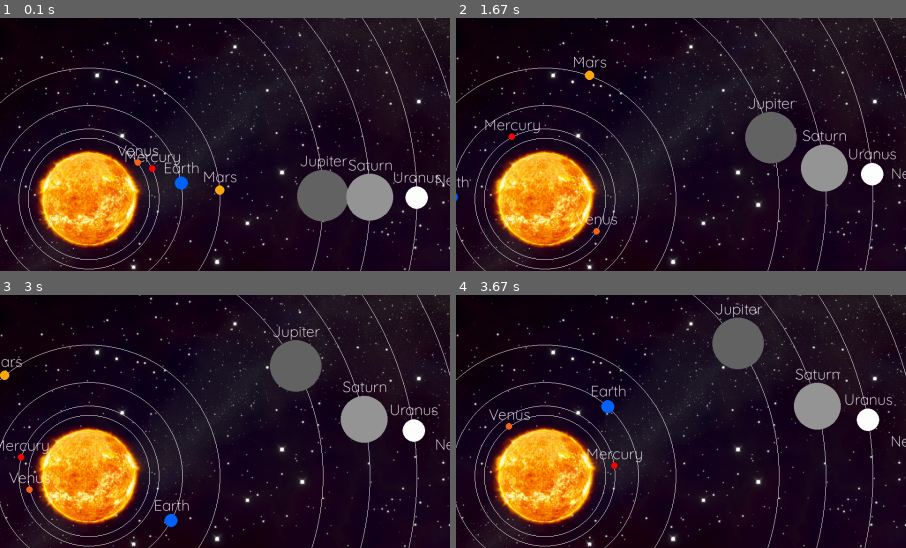
Above: before the commit, frames 1-4 (two rows, left to right).
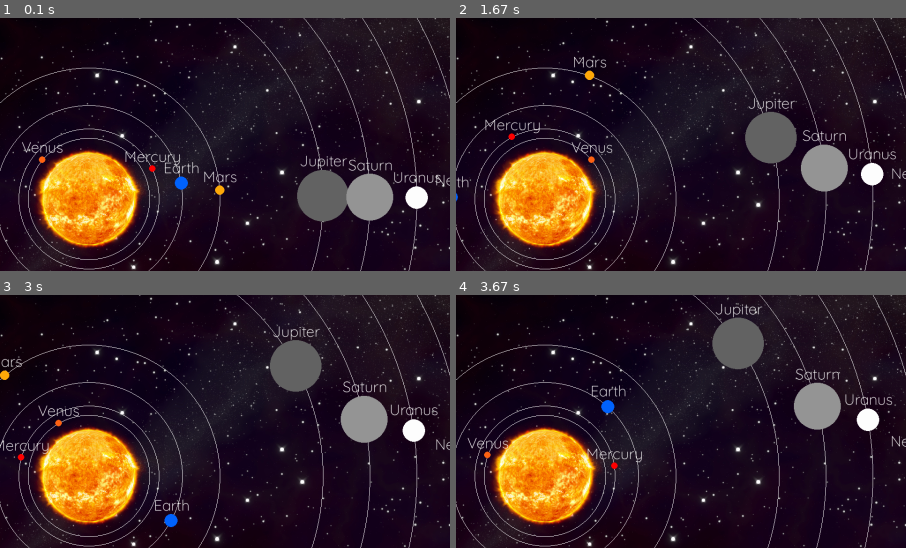
Above: after the commit, the same moments.

Repository: yurihikari/solar-system-pygame
Game: pygame game, started from solar.py
Same seed, same stepped clock (60 frames per second), same inputs: the game is played once before the commit and once after it.
Inputs (mouse positions are % of the whole screen's width and height, from its top left):
- Up to frame 1 (0.1 s): no input
- Up to frame 2 (1.67 s): hold Esc 0.33-0.8 s; hold Up 0.33-0.8 s; move the mouse to (46, 55) at 0.37 s; tap Esc at 0.83 s; click "Venus" at 1.22 s; press the mouse at (30, 34) at 1.53 s; move the mouse to (21, 26) at 1.63 s
- Up to frame 3 (3 s): release the mouse at (12, 18) at 1.77 s
- Up to frame 4 (3.67 s): hold Down from 3.33 s (still down); move the mouse to (70, 44) at 3.37 s
The pictures show only the part of the screen within x 40-90%, y 14-64%; the shares and areas given below are measured in that part.

The runs differ from the first frame. In frame 1, 0.3% of the frame differs, in the area x 4-36%, y 49-59%; in frame 2, 0.3%; in frame 3, 0.3%, in the area x 2-18%, y 43-79%; in frame 4, 0.3%.

Commit message:
Added music for pause, and rightclick to hide orbit

Diff:
--- a/solar.py
+++ b/solar.py
@@ -23,9 +23,9 @@
 NEPTUNE_DISTANCE = 4.5 * math.pow(10, 12)
 JUPITER_DISTANCE = 7.8 * math.pow(10, 11)
 SATURN_DISTANCE = 1.4 * math.pow(10,12)
-VENUS_DISTANCE = 6.1 * math.pow(10,10) # REAL VALUES : 1.1 * math.pow(10,10) (TOO FAST)
+VENUS_DISTANCE = 1.1 * math.pow(10,10) # VERY FAST
 URANUS_DISTANCE = 1.8 * math.pow(10,12)
-
+RANDOM_DISTANCE = r.randrange(1,7) * math.pow(10, r.randrange(10,12))
 MASS_OF_THE_SUN = 2.0 * math.pow(10, 30)
 EMULATION_SPEED = 10000000 # 1 for Real time speed but its too slow
 FPS = 60
@@ -36,6 +36,8 @@
 sunImg = pygame.image.load("sun.png")
 bgmusic = pygame.mixer.music.load('bgmusic.ogg')
 pygame.mixer.music.play(-1)
+menumusic = pygame.mixer.Sound("pause.ogg")
+
 # pygame.draw.circle(screen,  (255, 100, 0), (100,100), 20)
 # pygame.draw.aaline(screen, (255, 255, 255), (160, 100), p)
 # screen.set_at((10, 10), (255,0,0))
@@ -70,10 +72,11 @@
     return rpf # Radiant Per Frame
 
 
+
 planet_period = 0
 planet_angle_per_frame = 0
 
-# Le Soleil pour référence et totalement impassible aux mouvements
+# The Sun as reference and not moving
 sun = solarObject("Sun", (0,0,0), 0, 0, 0, (0,120))
 # Planets Array
 planets = [
@@ -86,12 +89,20 @@
             solarObject("Uranus", (255,255,255), 700, URANUS_DISTANCE, 24.6, (600,700)),\
             solarObject("Neptune", (100,100,255), 800, NEPTUNE_DISTANCE, 20, (700,800)),\
             ]
+
+
 # Not 100% Accurate Size scaling
 # Display Distance made by hand (or it would be too far)
+
 paused = False
 play = True
 clock = pygame.time.Clock()
+# Some events variables
+orbit_width = 1
+orbit_color = white
 speed_text = "X" + str(int(EMULATION_SPEED)) + " Speed (UP KEY/DOWN KEY)"
+LEFT = 1
+RIGHT = 3
 
 while play:
     for event in pygame.event.get():
@@ -99,18 +110,29 @@
             play = False
         if event.type == pygame.MOUSEMOTION:
             mouse = event.pos
+        # Orbit Circle Hide/Show
+        if event.type == pygame.MOUSEBUTTONUP and paused == False and event.button == RIGHT:
+            if(orbit_color == white):
+                orbit_color = black
+            elif(orbit_color == black):
+                orbit_color = white
+        if event.type == pygame.MOUSEBUTTONUP and paused == False and event.button == LEFT:
+            print("test")
         if event.type == pygame.KEYUP:
             print(event.key, event.unicode, event.scancode)
+            # Emulation speed event
             if event.key == pygame.K_UP:
                 if EMULATION_SPEED < 80000000 and paused == False:
                     EMULATION_SPEED = EMULATION_SPEED * 2
                     speed_text = "X" + str(int(EMULATION_SPEED)) + " Speed (UP KEY/DOWN KEY)"
             if event.key == pygame.K_DOWN:
-                if EMULATION_SPEED > 1250000 and paused == False:
+                if EMULATION_SPEED > 78125 and paused == False:
                     EMULATION_SPEED = EMULATION_SPEED / 2
                     speed_text = "X" + str(int(EMULATION_SPEED)) + " Speed (UP KEY/DOWN KEY)"
+            # Pause Event
             if event.key == pygame.K_ESCAPE and paused == False:
                 pygame.mixer.music.pause()
+                menumusic.play()
                 paused = True
                 pause_text = "Paused"
                 pause_help1 = "Press c or ESC to Continue"
@@ -127,9 +149,11 @@
                 screen.blit(TextSurf2, TextRect2)
                 pygame.display.update()
             elif event.key == pygame.K_c and paused == True:
+                menumusic.stop()
                 pygame.mixer.music.unpause()
                 paused = False
             elif event.key == pygame.K_ESCAPE and paused == True:
+                menumusic.stop()
                 pygame.mixer.music.unpause()
                 paused = False
             elif event.key == pygame.K_q and paused == True:
@@ -157,7 +181,7 @@
             sun_orbit_x = sun_x
             sun_orbit_y = sun_y
             # Draw the orbit line
-            pygame.draw.circle(screen, white, [sun_orbit_x, sun_orbit_y], planet.distancepx, width=1)
+            pygame.draw.circle(screen, orbit_color, [sun_orbit_x, sun_orbit_y], planet.distancepx, width=orbit_width)
             # Draw the planet
             pygame.draw.circle(screen, planet.color, [planet_x, planet_y], planet.radius)
             # Name
Not shown, changed: bgmusic.mp3
Not shown, added: pause.ogg
